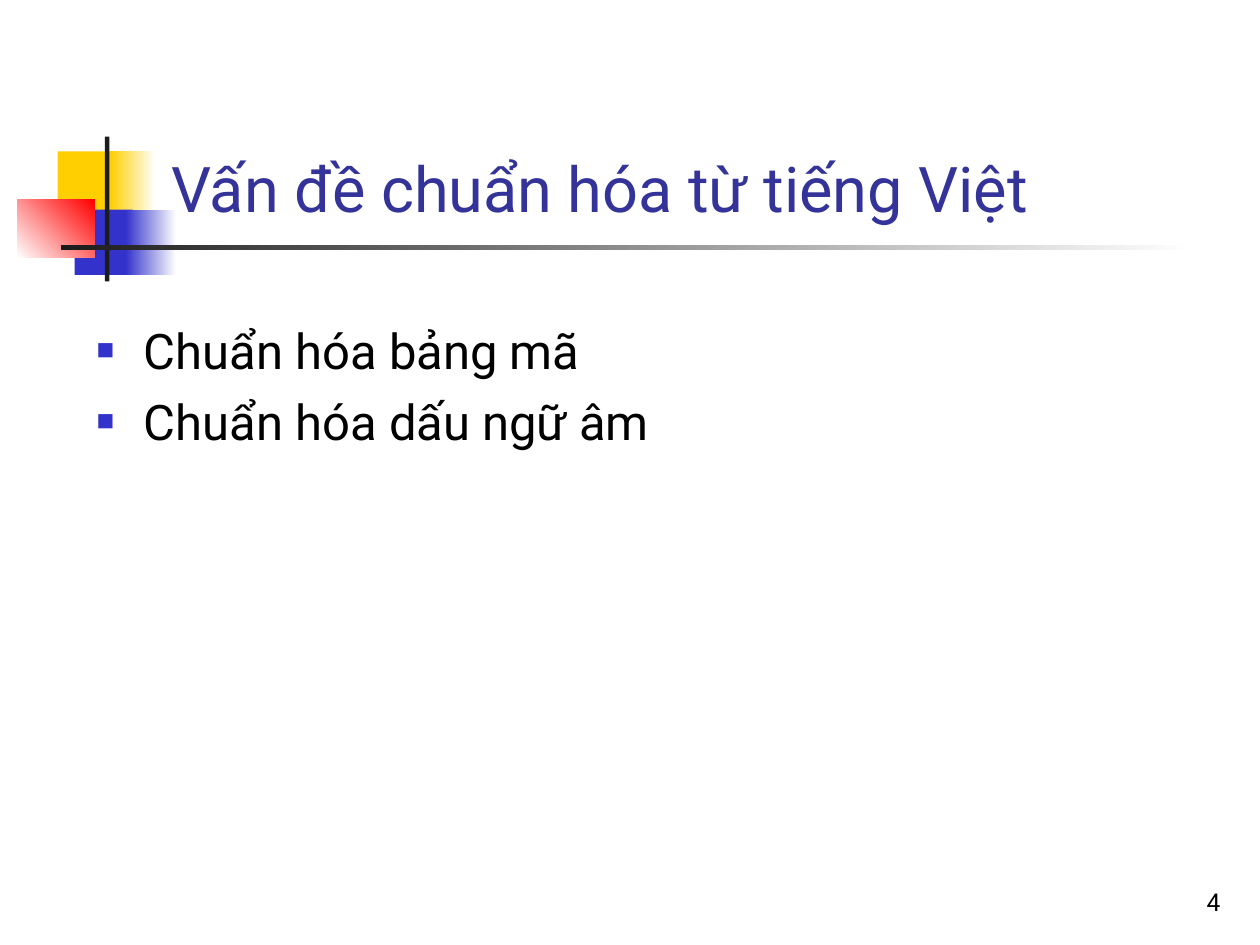
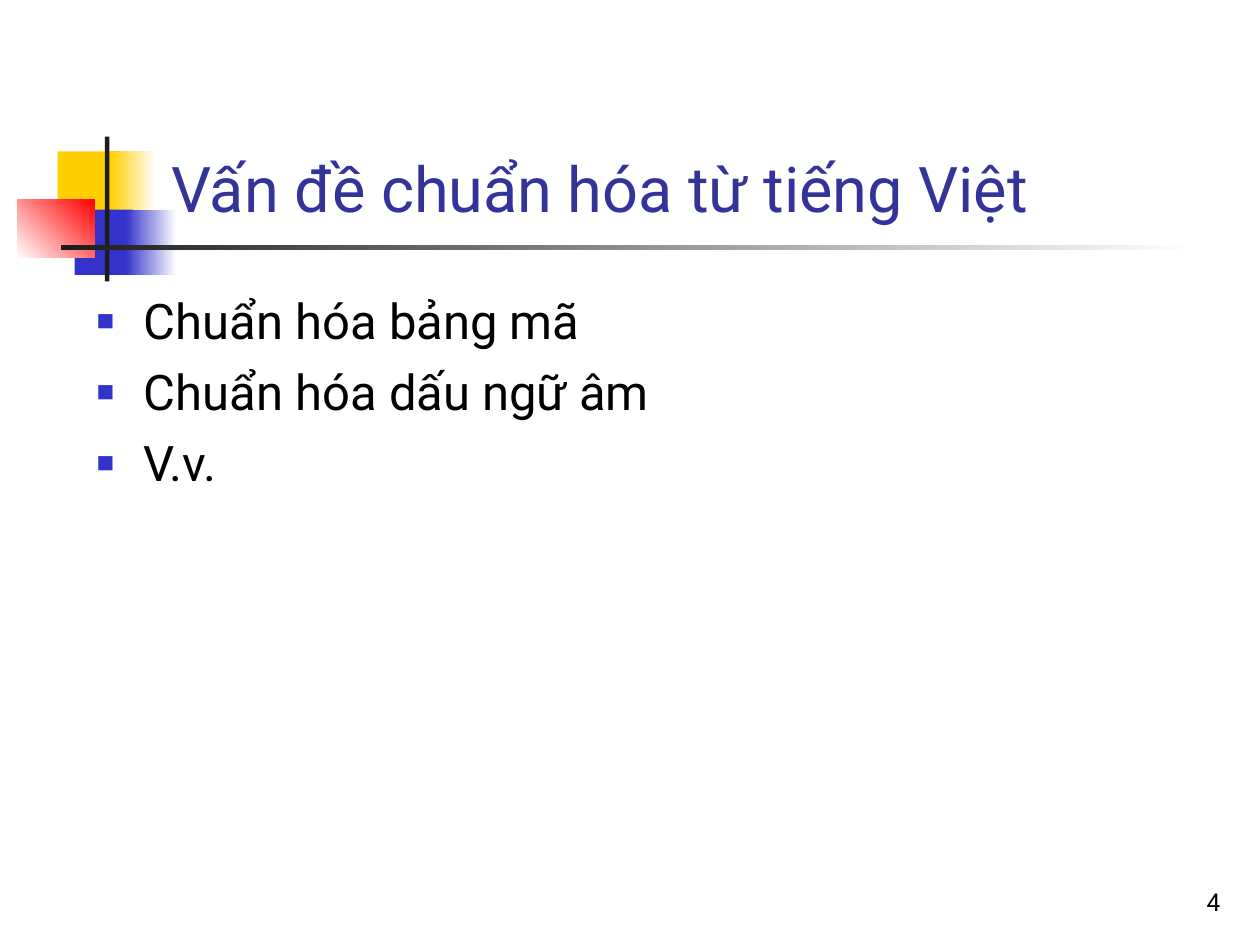
Before and after one commit to nguyenkhanhthien/IT4853, a slide deck: slide 4 of Bài 2 Thuc hien truy van Boolean tren chi muc nguoc.ppt. Drawn at 1260x945 pixels with LibreOffice and Linux fonts; fonts in the diff are those of the drawing. Boxes give left, top, right and bottom in pixels: in the first picture for what was removed or moved away, otherwise in the second. Text is boxed around its words. In the diff, an @@ line names an element or a change of style, - is before the commit and + after.

```diff
--- a/Bài 2 Thuc hien truy van Boolean tren chi muc nguoc.ppt
+++ b/Bài 2 Thuc hien truy van Boolean tren chi muc nguoc.ppt
@@ text "Chuẩn hóa bảng mã": place and size @@
-text "Chuẩn hóa bảng mã" at <box>144,328,649,451</box>
+text "Chuẩn hóa bảng mã" at <box>144,298,649,482</box>
@@ text at <box>144,446,217,482</box>: paragraph added @@
+■ V.v.
```
Also in this commit, not shown: 9 other slides changed, 2 slides added.
